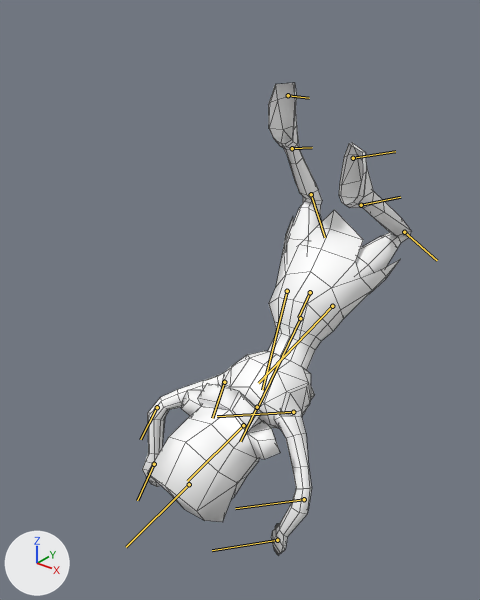
One commit to the FBX model FbxExporter/Resources/Import/imposter.fbx: the scene before it, then after it.
Before and after are seen from a 50 mm camera at (0.202, -0.227, 0.332) aimed at (-0.012, 0.041, 0.166). Every picture has the same lights, and +X, +Y and +Z are marked at lower left. Both versions are drawn at frame 83 of the action 'Take 001'; the numbers are the values there. The bones that bend it are drawn over the model as lines. Mesh edges are drawn as thin lines.

Objects in the first picture: 'SD_Imposter_mesh'.
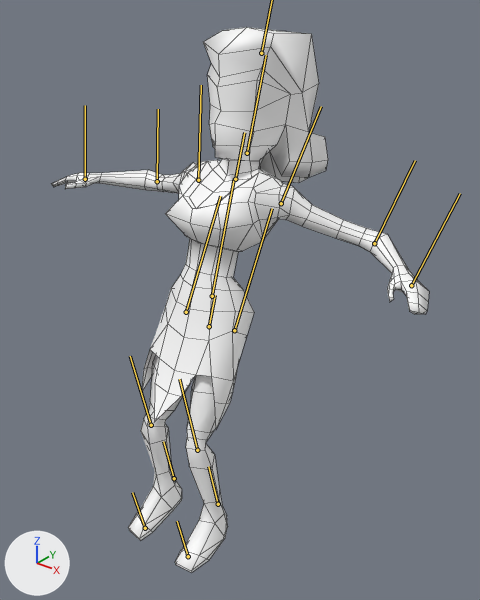
Boxes (x1, y1, x2, y2) around the edits, measured in the pictures (480 x 600 px):
'SD_Imposter_mesh', posed (40% wider, 16% taller)
    before: (142, 83, 412, 555)
    after: (51, 27, 429, 573)
bone 'Sd_Imposter:SD_GuardCaptain1:back', root to tip
    before: (300, 318) to (258, 407)
    after: (212, 296) to (234, 179)
bone 'Sd_Imposter:SD_GuardCaptain1:head', root to tip
    before: (243, 425) to (187, 481)
    after: (247, 153) to (266, 55)
bone 'Sd_Imposter:SD_GuardCaptain1:leftshoulder', root to tip
    before: (293, 412) to (217, 416)
    after: (281, 203) to (321, 106)
bone 'Sd_Imposter:SD_GuardCaptain1:leftelbow', root to tip
    before: (304, 499) to (235, 508)
    after: (374, 243) to (415, 160)
bone 'Sd_Imposter:SD_GuardCaptain1:rightshoulder', root to tip
    before: (224, 382) to (212, 418)
    after: (198, 180) to (201, 85)
bone 'Sd_Imposter:SD_GuardCaptain1:leftthigh', root to tip
    before: (332, 306) to (258, 383)
    after: (234, 330) to (272, 208)
bone 'Sd_Imposter:SD_GuardCaptain1:leftknee', root to tip
    before: (404, 232) to (437, 260)
    after: (197, 450) to (179, 379)
bone 'Sd_Imposter:SD_GuardCaptain1:leftankle', root to tip
    before: (361, 205) to (400, 197)
    after: (218, 504) to (208, 466)
bone 'Sd_Imposter:SD_GuardCaptain1:rightthigh', root to tip
    before: (287, 291) to (262, 390)
    after: (186, 312) to (220, 196)
bone 'Sd_Imposter:SD_GuardCaptain1:rightknee', root to tip
    before: (311, 194) to (325, 237)
    after: (151, 425) to (130, 356)
bone 'Sd_Imposter:SD_GuardCaptain1:rightankle', root to tip
    before: (292, 148) to (312, 147)
    after: (174, 478) to (163, 441)

The change in detail:
Object 'Sd_Imposter:SD_GuardCaptain1:hipcontrol' (bone_rig_object) moves from (0.5472, 15.8022, -8.7489) to (0.0, 16.9257, 0.0).
Object 'Sd_Imposter:SD_GuardCaptain1:hipcontrol' (bone_rig_object) turns from (139, 0, -1) to (-18, 0, 0) degrees about its own x, y and z.
Bone 'Sd_Imposter:SD_GuardCaptain1:back' (bone_sd_imposter_sd_guardcaptain1_back) turns from (0, 0, 1) to (0, 0, 0) degrees about its own x, y and z.
Bone 'Sd_Imposter:SD_GuardCaptain1:head' (bone_sd_imposter_sd_guardcaptain1_head) turns from (-32, 0, 3) to (0, 0, 0) degrees about its own x, y and z.
Bone 'Sd_Imposter:SD_GuardCaptain1:leftshoulder' (bone_sd_imposter_sd_guardcaptain1_leftshoulder) turns from (-54, -13, 63) to (5, 23, -14) degrees about its own x, y and z.
Bone 'Sd_Imposter:SD_GuardCaptain1:leftelbow' (bone_sd_imposter_sd_guardcaptain1_leftelbow) turns from (0, -49, 0) to (0, -57, 0) degrees about its own x, y and z.
Bone 'Sd_Imposter:SD_GuardCaptain1:rightshoulder' (bone_sd_imposter_sd_guardcaptain1_rightshoulder) turns from (-47, -3, -48) to (2, -14, 9) degrees about its own x, y and z.
Bone 'Sd_Imposter:SD_GuardCaptain1:leftthigh' (bone_sd_imposter_sd_guardcaptain1_leftthigh) turns from (-9, 8, 16) to (-10, 0, 0) degrees about its own x, y and z.
Bone 'Sd_Imposter:SD_GuardCaptain1:leftknee' (bone_sd_imposter_sd_guardcaptain1_leftknee) turns from (105, 0, 0) to (40, 0, 0) degrees about its own x, y and z.
Bone 'Sd_Imposter:SD_GuardCaptain1:leftankle' (bone_sd_imposter_sd_guardcaptain1_leftankle) turns from (35, 0, 0) to (0, 0, 0) degrees about its own x, y and z.
Bone 'Sd_Imposter:SD_GuardCaptain1:rightthigh' (bone_sd_imposter_sd_guardcaptain1_rightthigh) turns from (9, -8, -8) to (-10, 0, 0) degrees about its own x, y and z.
Bone 'Sd_Imposter:SD_GuardCaptain1:rightknee' (bone_sd_imposter_sd_guardcaptain1_rightknee) turns from (70, 0, 0) to (40, 0, 0) degrees about its own x, y and z.
Bone 'Sd_Imposter:SD_GuardCaptain1:rightankle' (bone_sd_imposter_sd_guardcaptain1_rightankle) turns from (42, 0, 0) to (0, 0, 0) degrees about its own x, y and z.
